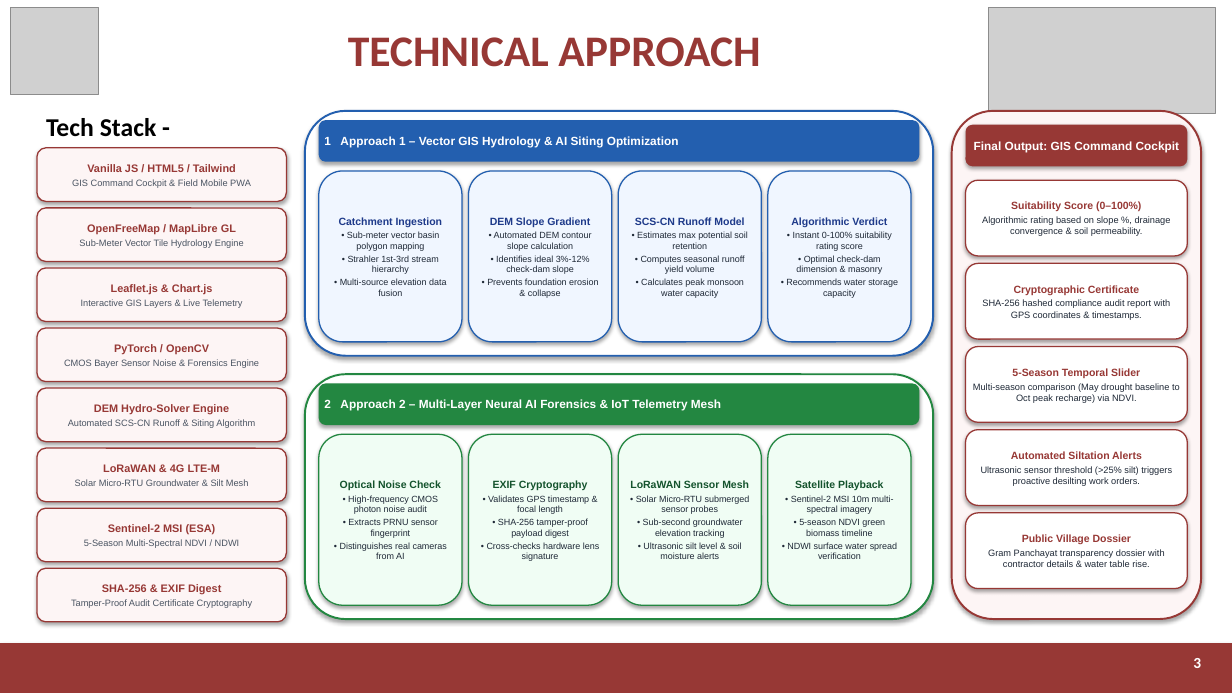
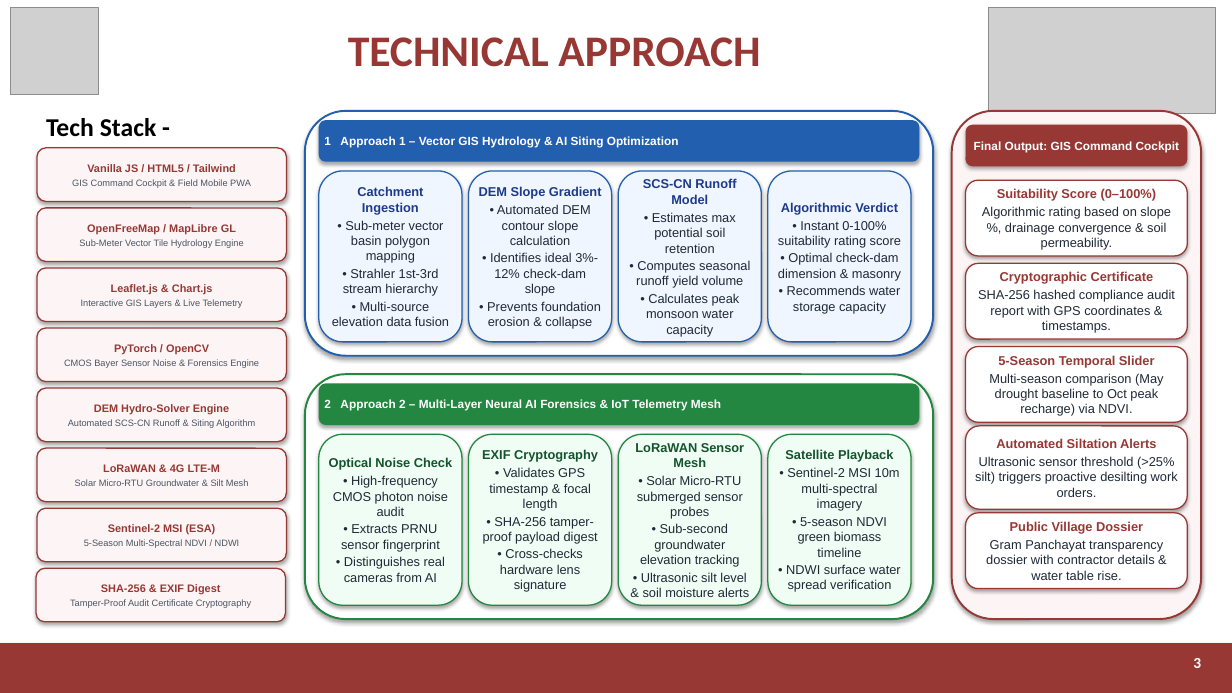
Before and after one commit to 12karthikpra-dev/JalDhristi, a slide deck: slide 3 of JalDrishti_SIH2026_Presentation_Final.pptx. Drawn at 1232x693 pixels with LibreOffice and Linux fonts; fonts in the diff are those of the drawing; grey boxes stand for pictures. Boxes give left, top, right and bottom in pixels: in the first picture for what was removed or moved away, otherwise in the second. Text is boxed around its words. In the diff, an @@ line names an element or a change of style, - is before the commit and + after.

```diff
--- a/JalDrishti_SIH2026_Presentation_Final.pptx
+++ b/JalDrishti_SIH2026_Presentation_Final.pptx
@@ rounded rectangle "Catchment Ingestion" at (319, 171, 462, 342): size 8.2 to 10 pt in "Catchment Ingestion"; size 7 to 10 pt in "• Sub-meter vector basin polygon mapping", "• Strahler 1st-3rd stream hierarchy", "• Multi-source elevation data fusion" @@
@@ rounded rectangle "DEM Slope Gradient" at (469, 171, 612, 342): size 8.2 to 10 pt in "DEM Slope Gradient"; size 7 to 10 pt in "• Automated DEM contour slope calculation", "• Identifies ideal 3%-12% check-dam slope", "• Prevents foundation erosion & collapse" @@
@@ rounded rectangle "SCS-CN Runoff Model" at (618, 171, 762, 342): size 8.2 to 10 pt in "SCS-CN Runoff Model"; size 7 to 10 pt in "• Estimates max potential soil retention", "• Computes seasonal runoff yield volume", "• Calculates peak monsoon water capacity" @@
@@ rounded rectangle "Algorithmic Verdict" at (768, 171, 911, 342): size 8.2 to 10 pt in "Algorithmic Verdict"; size 7 to 10 pt in "• Instant 0-100% suitability rating score", "• Optimal check-dam dimension & masonry", "• Recommends water storage capacity" @@
@@ rounded rectangle "Suitability Score (0–100%)" at (966, 180, 1188, 256): size 8.2 to 10 pt in "Suitability Score (0–100%)"; size 7.2 to 10 pt in "Algorithmic rating based on slope %, drainage ..." @@
@@ rounded rectangle "Cryptographic Certificate" at (966, 263, 1188, 339): size 8.2 to 10 pt in "Cryptographic Certificate"; size 7.2 to 10 pt in "SHA-256 hashed compliance audit report with GPS ..." @@
@@ rounded rectangle "5-Season Temporal Slider" at (966, 347, 1188, 422): size 8.2 to 10 pt in "5-Season Temporal Slider"; size 7.2 to 10 pt in "Multi-season comparison (May drought baseline to Oct ..." @@
@@ rounded rectangle "Optical Noise Check" at (319, 434, 462, 605): size 8.2 to 10 pt in "Optical Noise Check"; size 7 to 10 pt in "• High-frequency CMOS photon noise audit", "• Extracts PRNU sensor fingerprint", "• Distinguishes real cameras from AI" @@
@@ rounded rectangle "EXIF Cryptography" at (469, 434, 612, 605): size 8.2 to 10 pt in "EXIF Cryptography"; size 7 to 10 pt in "• Validates GPS timestamp & focal length", "• SHA-256 tamper-proof payload digest", "• Cross-checks hardware lens signature" @@
@@ rounded rectangle "LoRaWAN Sensor Mesh" at (618, 434, 762, 605): size 8.2 to 10 pt in "LoRaWAN Sensor Mesh"; size 7 to 10 pt in "• Solar Micro-RTU submerged sensor probes", "• Sub-second groundwater elevation tracking", "• Ultrasonic silt level & soil moisture ..." @@
@@ rounded rectangle "Satellite Playback" at (768, 434, 911, 605): size 8.2 to 10 pt in "Satellite Playback"; size 7 to 10 pt in "• Sentinel-2 MSI 10m multi-spectral imagery", "• 5-season NDVI green biomass timeline", "• NDWI surface water spread verification" @@
@@ rounded rectangle "Automated Siltation Alerts": place and size @@
-rounded rectangle "Automated Siltation Alerts" at (966, 430, 1188, 506)
+rounded rectangle "Automated Siltation Alerts" at (966, 426, 1188, 509)
@@ rounded rectangle "Automated Siltation Alerts" at (966, 426, 1188, 509): size 8.2 to 10 pt in "Automated Siltation Alerts"; size 7.2 to 10 pt in "Ultrasonic sensor threshold (>25% silt) triggers proactive ..." @@
@@ rounded rectangle "Public Village Dossier" at (966, 513, 1188, 589): size 8.2 to 10 pt in "Public Village Dossier"; size 7.2 to 10 pt in "Gram Panchayat transparency dossier with contractor details ..." @@
```
Also in this commit, not shown: 5 other slides changed, 2 other files.
